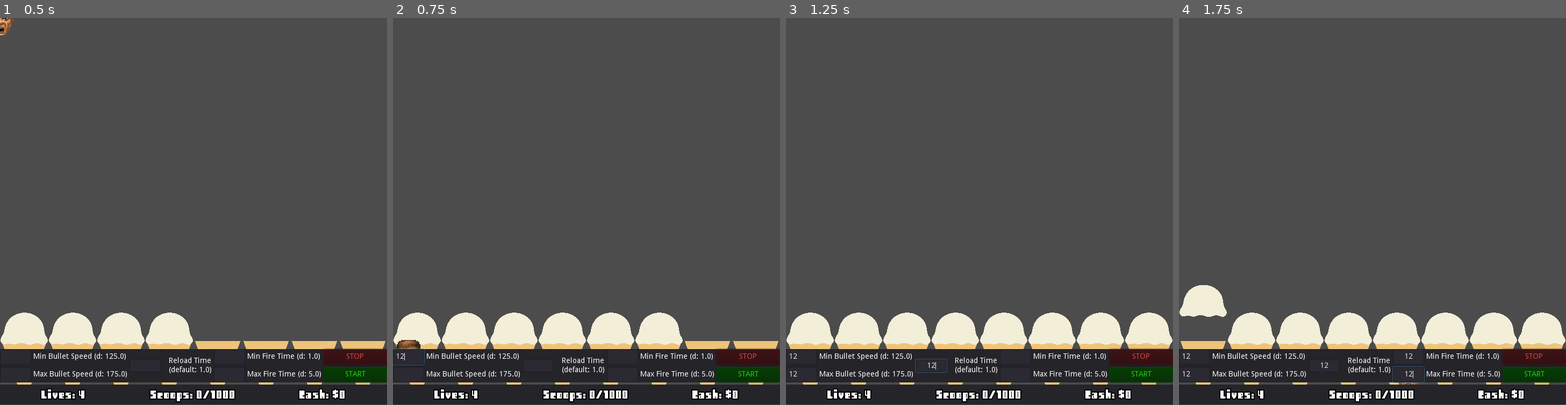
Above: before the commit, frames 1-4 (left to right).
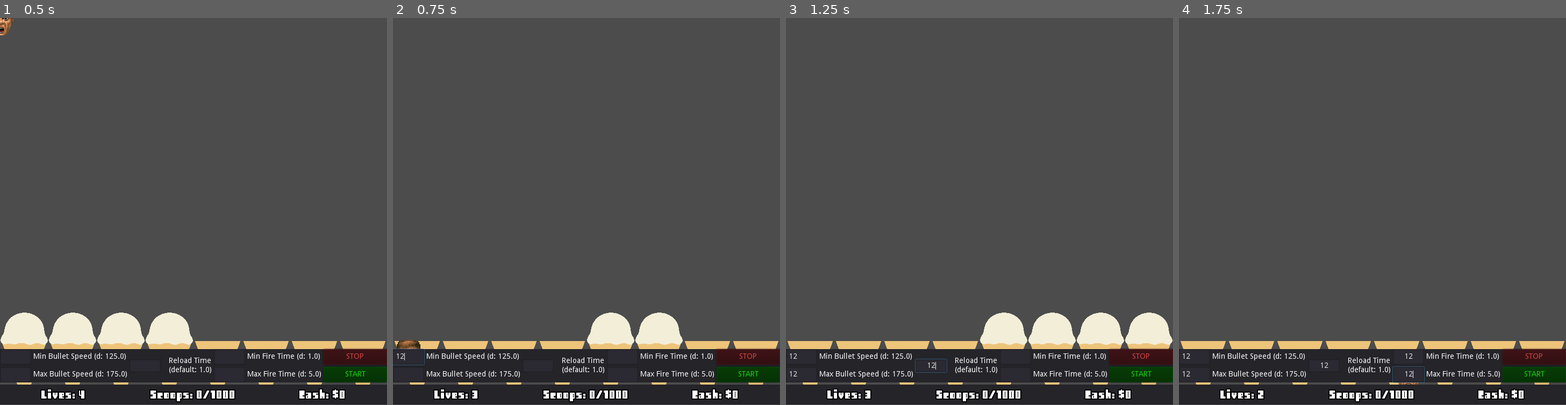
Above: after the commit, the same moments.

Repository: craigostrin/IceCream
Game: Godot game, scene res://Scenes/Game.tscn
The game is run twice, just before and just after one commit, with the same random seed, the same clock (stepped at 60 frames per second) and the same inputs.
Inputs (mouse positions are in pixels of both pictures, inside the frame that each line leads up to):
- Up to frame 1 (0.5 s): no input
- Up to frame 2 (0.75 s): click (408, 358) at 0.52 s; type "12" at 0.6 s
- Up to frame 3 (1.25 s): click (801, 374) at 0.75 s; type "12" at 0.83 s; click (933, 366) at 0.98 s; type "12" at 1.07 s
- Up to frame 4 (1.75 s): click (1407, 358) at 1.27 s; type "12" at 1.35 s; click (1407, 374) at 1.5 s; type "12" at 1.58 s

Frame 1 is identical in both runs. In frame 2, 3.0% of the frame differs, in the area x 0-50%, y 76-99%; in frame 3, 3.1%; in frame 4, 6.1%, in the area x 0-100%, y 69-99%.

Commit message:
Implement basic player death

Diff:
--- a/Scenes/Game.gd
+++ b/Scenes/Game.gd
@@ -1,6 +1,16 @@
 extends Node2D
 
 var debug := true
+
+# Cannon setup
+const NUM_CANNONS := 8
+const CANNON_SPAWN_POS := 45.0
+const CANNON_SPAWN_OFFSET := 90.0
+
+# Difficulty
+const BASE_GAME_SPEED := 1.0
+const BASE_MAX_BULLETS_PER_LEVEL := 25
+const STARTING_LIVES := 4
 
 const Cannon = preload("res://Scenes/Cannon.tscn")
 const Player = preload("res://Scenes/Player.tscn")
@@ -8,18 +18,14 @@
 onready var levelStartPopup = $CanvasLayer/LevelStartPopup
 onready var debugPanel = $CanvasLayer/DebugPanel
 
-var num_of_cannons := 8
-const CANNON_SPAWN_POS := 45.0
-const CANNON_SPAWN_OFFSET := 90.0
+var num_of_cannons := NUM_CANNONS
 
 # To set on cannons, which also have their own game_speed var
 # Multiplies bullet speed, might be used for reload/fire rates but not currently? 3/7/21
 var game_speed: float
-const BASE_GAME_SPEED := 1.0
 
 var bullets_dodged: int
 var max_bullets: int
-const BASE_MAX_BULLETS_PER_LEVEL := 25
 
 var level: int
 var score: int
@@ -43,7 +49,8 @@
 #### - bullets with bonus points
 
 func _ready():
-	Events.connect("click_to_start", self, "on_click_to_start")
+	Events.connect("click_to_start", self, "_on_click_to_start")
+	Events.connect("player_hit", self, "_on_player_hit")
 	for i in range(num_of_cannons):
 		var new_cannon = Cannon.instance()
 		new_cannon.position.x = CANNON_SPAWN_POS + CANNON_SPAWN_OFFSET * i
@@ -57,7 +64,7 @@
 	debugPanel.hide()
 	level = 1
 	score = 0
-	lives = 4
+	lives = STARTING_LIVES
 	game_speed = BASE_GAME_SPEED
 	max_bullets = BASE_MAX_BULLETS_PER_LEVEL
 
@@ -95,10 +102,7 @@
 
 
 func level_cleared():
-	# Stop everything
-	Events.emit_signal("stop_cannons")
-	get_tree().call_group("cannons", "clear_chambered_bullet")
-	get_tree().call_group("bullets", "clear_fired_bullet")
+	clear_everything()
 
 	# Get next level ready
 	setup_next_level()
@@ -113,8 +117,30 @@
 	levelStartPopup.popup()
 
 
-func on_click_to_start():
+func _on_click_to_start():
 	start_level()
+
+
+func _on_player_hit(area):
+	clear_everything()
+	lives -= 1
+	Events.emit_signal("update_lives", lives)
+	if lives == 0:
+		game_over()
+	else:
+		print("uh oh you died")
+		yield(get_tree().create_timer(3.0), "timeout")
+		print("lets try again")
+		fancy_start_cannons()
+
+
+func game_over():
+	print("game over")
+
+func clear_everything():
+	Events.emit_signal("stop_cannons")
+	get_tree().call_group("cannons", "clear_chambered_bullet")
+	get_tree().call_group("bullets", "clear_fired_bullet")
 
 
 func _on_CleanupZone_area_entered(area):
--- a/Scenes/Player.gd
+++ b/Scenes/Player.gd
@@ -1,5 +1,4 @@
 extends Area2D
 
-func _on_Player_area_entered(_area):
-	print('uh oh you died')
-	#queue_free()
+func _on_Player_area_entered(area):
+	Events.emit_signal("player_hit", area)
--- a/Singletons/Events.gd
+++ b/Singletons/Events.gd
@@ -7,3 +7,5 @@
 
 signal update_lives(current_lives)
 signal update_bullets_and_score(current_bullets, max_bullets, score)
+
+signal player_hit(area2d)
Not shown, added: speed test notes.txt
